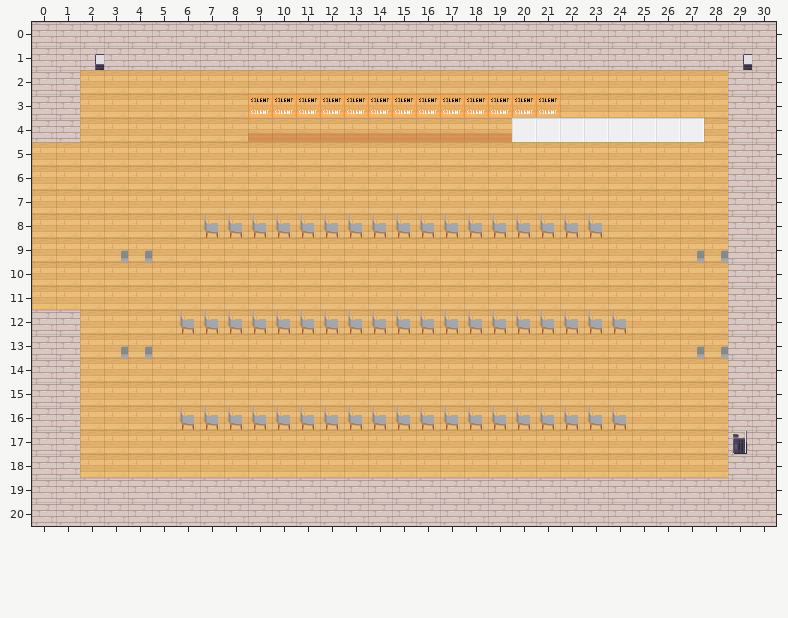
Tiled map (JSON), stored at workadventure/maps/cinema.tmj. This is how it looked before the edit.
Cells are 32x32 px. Shown: x 0..30, y 0..20.
Now the later version:
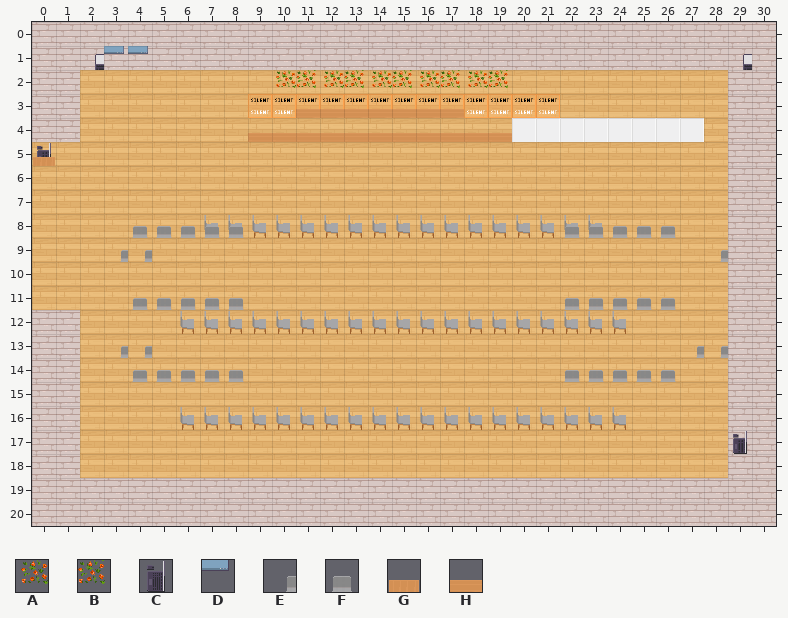
Key: from "WA_Exterior": A 558, B 559; from "WA_Miscellaneous": C 25, D 52; from "WA_Seats": E 121, F 125; from "WA_Tables": G 2, H 3.
_ is an empty cell.
Difference:
Layer "walls/walls2":
The edit adds tile C in row 5 at x 0.
Layer "furniture/furniture1":
The edit adds tile D in row 1 at x 3 to 4.
The edit adds tile F in row 8 at x 4 to 8 and 22 to 26; in row 11 at x 4 to 8 and 22 to 26; in row 14 at x 4 to 8 and 22 to 26.
The edit adds tile G in row 5 at x 0.
The author cleared tile E in row 9 at x 27.
Layer "above/above1":
The edit adds tile A in row 2 at x 10, 12, 14, 16 and 18.
The edit adds tile B in row 2 at x 11, 13, 15, 17 and 19.
The edit adds tile H in row 3 at x 11 to 17.
